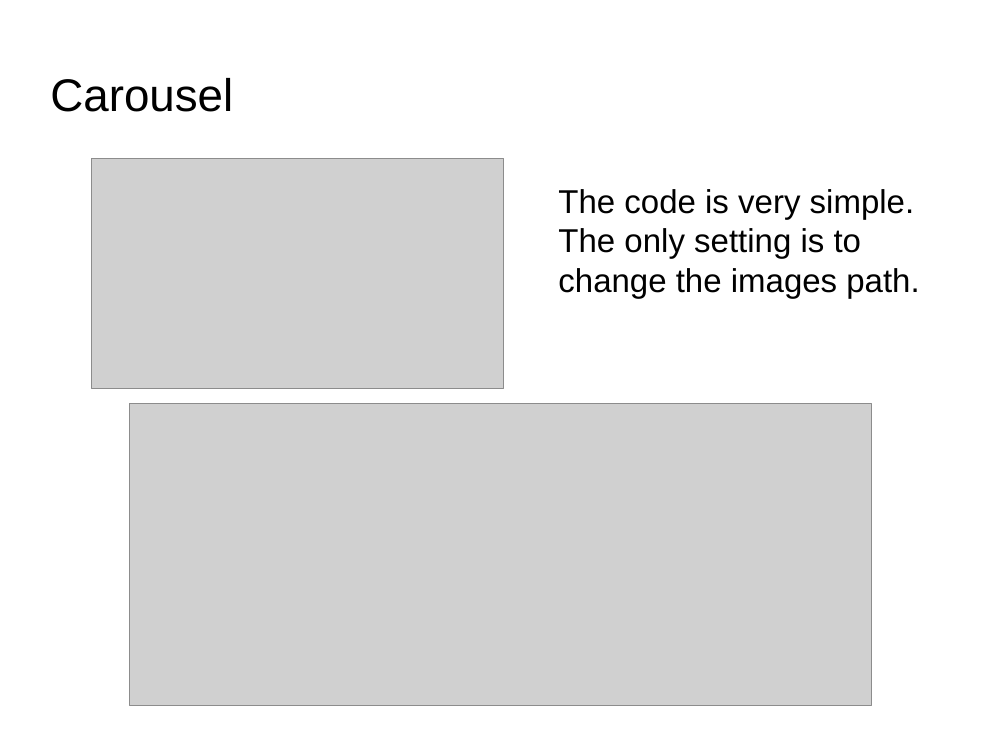
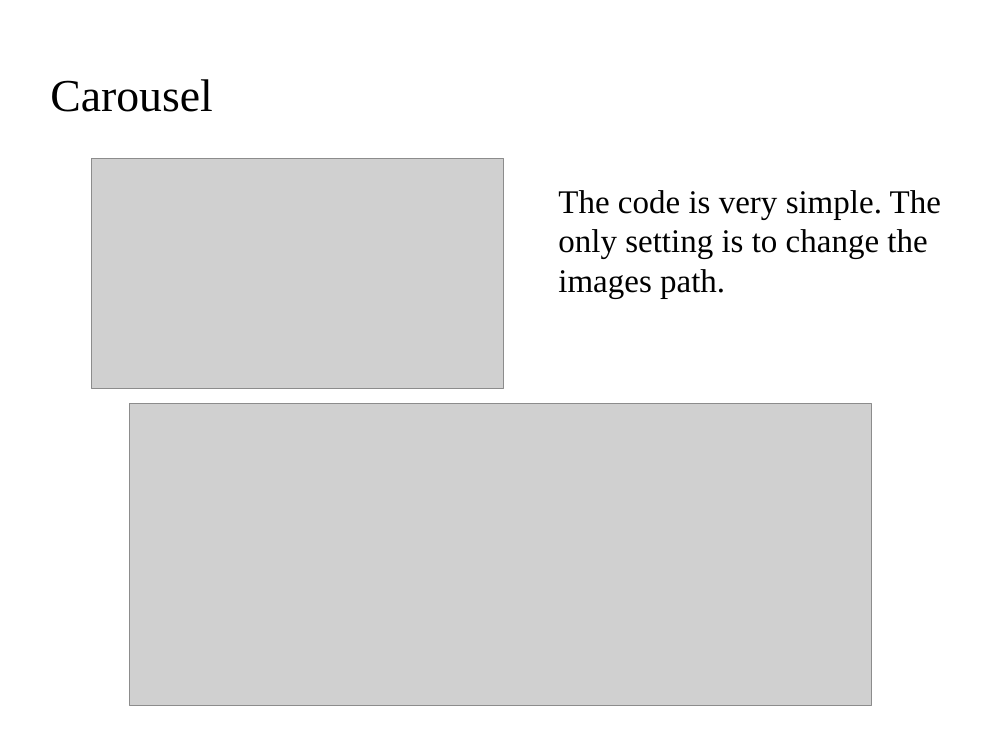
Before and after one commit to alvarocrego/EjercicioMrRuiz, a slide deck: slide 3 of web/Alvaro Crego_Bootstrap.odp (slide 2 before the commit). Drawn at 1008x756 pixels with LibreOffice and Linux fonts; fonts in the diff are those of the drawing; grey boxes stand for pictures; background and template pictures are left out. Boxes give left, top, right and bottom in pixels: in the first picture for what was removed or moved away, otherwise in the second. Text is boxed around its words. In the diff, an @@ line names an element or a change of style, - is before the commit and + after.

```diff
--- a/web/Alvaro Crego_Bootstrap.odp
+++ b/web/Alvaro Crego_Bootstrap.odp
@@ title "Carousel" at [50,79,212,112]: font Arial to Times New Roman @@
@@ text "The code is very simple. ..." at [558,190,941,299]: font Arial to Times New Roman @@
```
Also in this commit, not shown: 6 other slides changed, 2 slides added, 1 slide removed.
